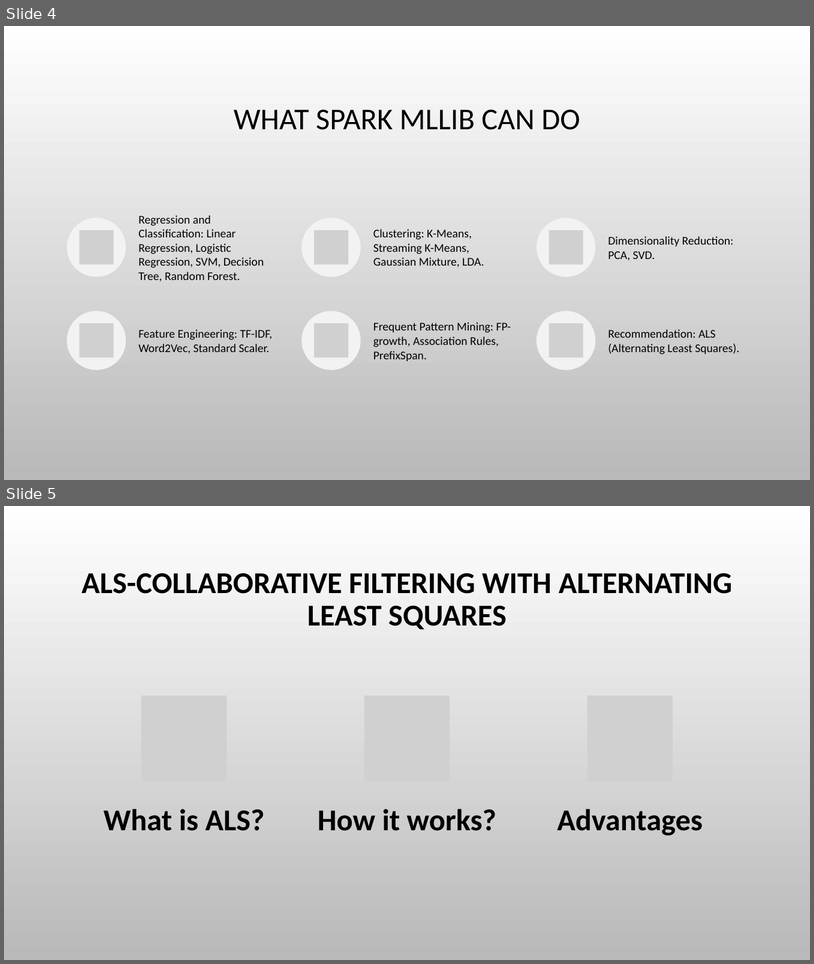
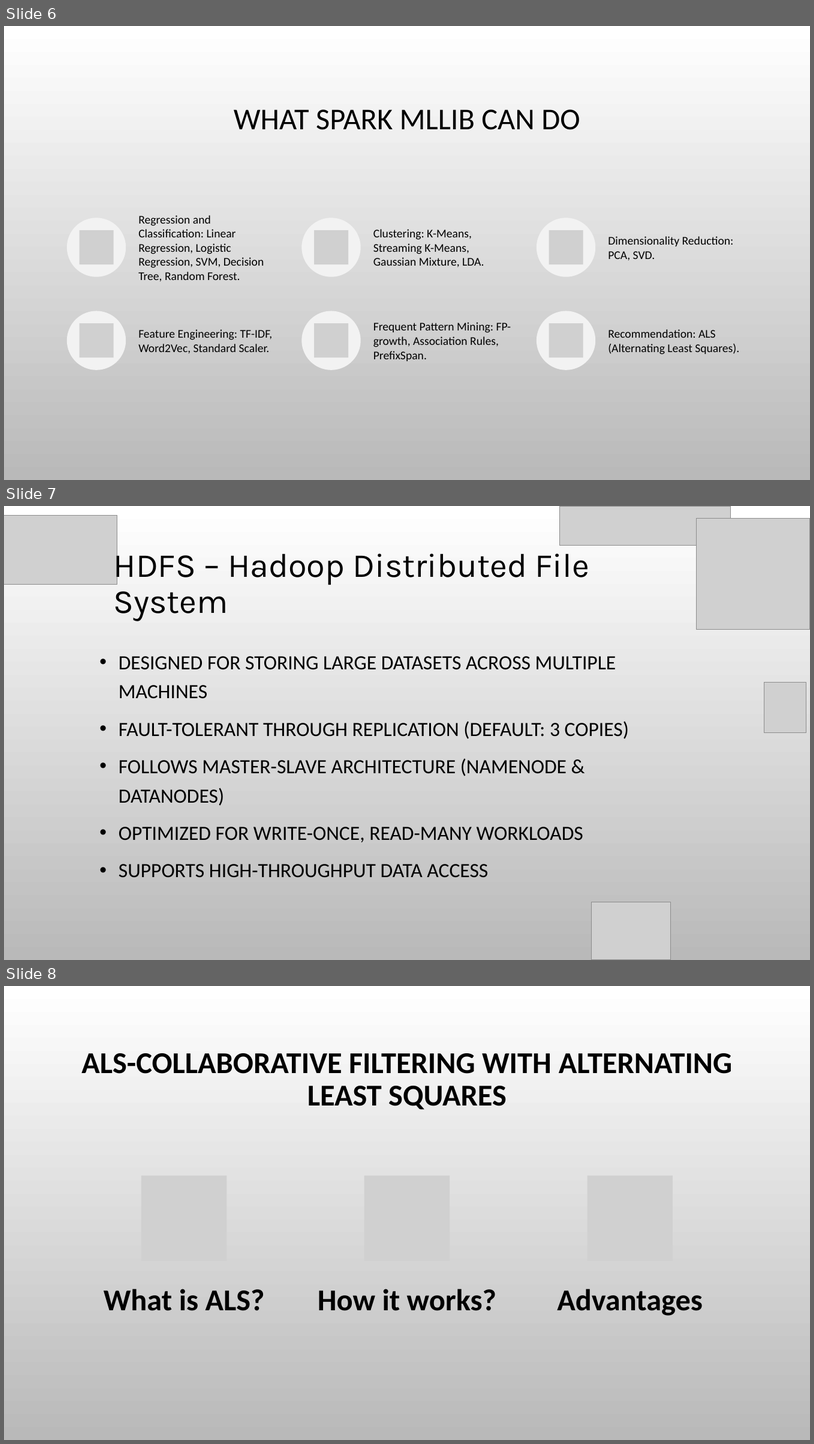
Before and after one commit to susie682/752-project, a slide deck: Commerce Product Recommendation with Spark ML-PPT - V2.pptx. Shown one above the other, each under a label of ours: slides 4 and 5 before the commit, slides 6, 7 and 8 after it. The pictures are 814x964 and 814x1444 pixels, drawn with LibreOffice and Linux fonts; fonts in the diff are those of the drawing; grey boxes stand for pictures; background and template pictures are left out. Boxes give left, top, right and bottom in pixels: in the first picture for what was removed or moved away, otherwise in the second. Text is boxed around its words. In the diff, an @@ line names an element or a change of style, - is before the commit and + after.

```diff
--- a/Commerce Product Recommendation with Spark ML-PPT - V2.pptx
+++ b/Commerce Product Recommendation with Spark ML-PPT - V2.pptx
@@ slide 7 added at [4, 506, 810, 960], background picture (left out) @@
@@ picture added at [4, 515, 117, 584] @@
@@ picture added at [560, 506, 731, 546] @@
@@ picture added at [696, 518, 810, 630] @@
@@ text added at [114, 547, 590, 621], 40 pt, text #000000 @@
+HDFS – Hadoop Distributed File System
@@ text added at [119, 656, 629, 877], 24 pt, text #000000 @@
+• DESIGNED FOR STORING LARGE DATASETS ACROSS MULTIPLE MACHINES
+• FAULT-TOLERANT THROUGH REPLICATION (DEFAULT: 3 COPIES)
+• FOLLOWS MASTER-SLAVE ARCHITECTURE (NAMENODE & DATANODES)
+• OPTIMIZED FOR WRITE-ONCE, READ-MANY WORKLOADS
+• SUPPORTS HIGH-THROUGHPUT DATA ACCESS
@@ picture added at [764, 682, 807, 733] @@
@@ picture added at [592, 901, 671, 960] @@
@@ what was slide 4 is now slide 6 @@
@@ what was slide 5 is now slide 8 @@
```
Also in this commit, not shown: 4 other slides added, 1 other file.
